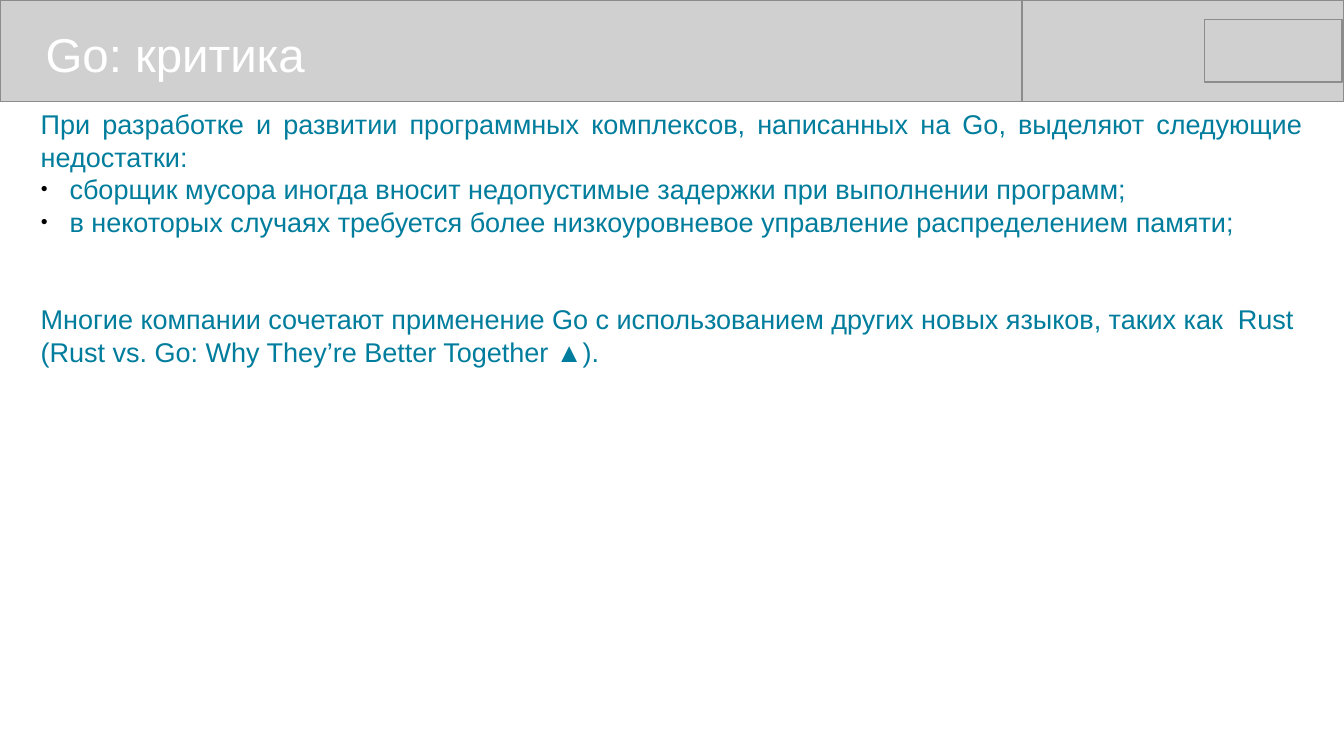
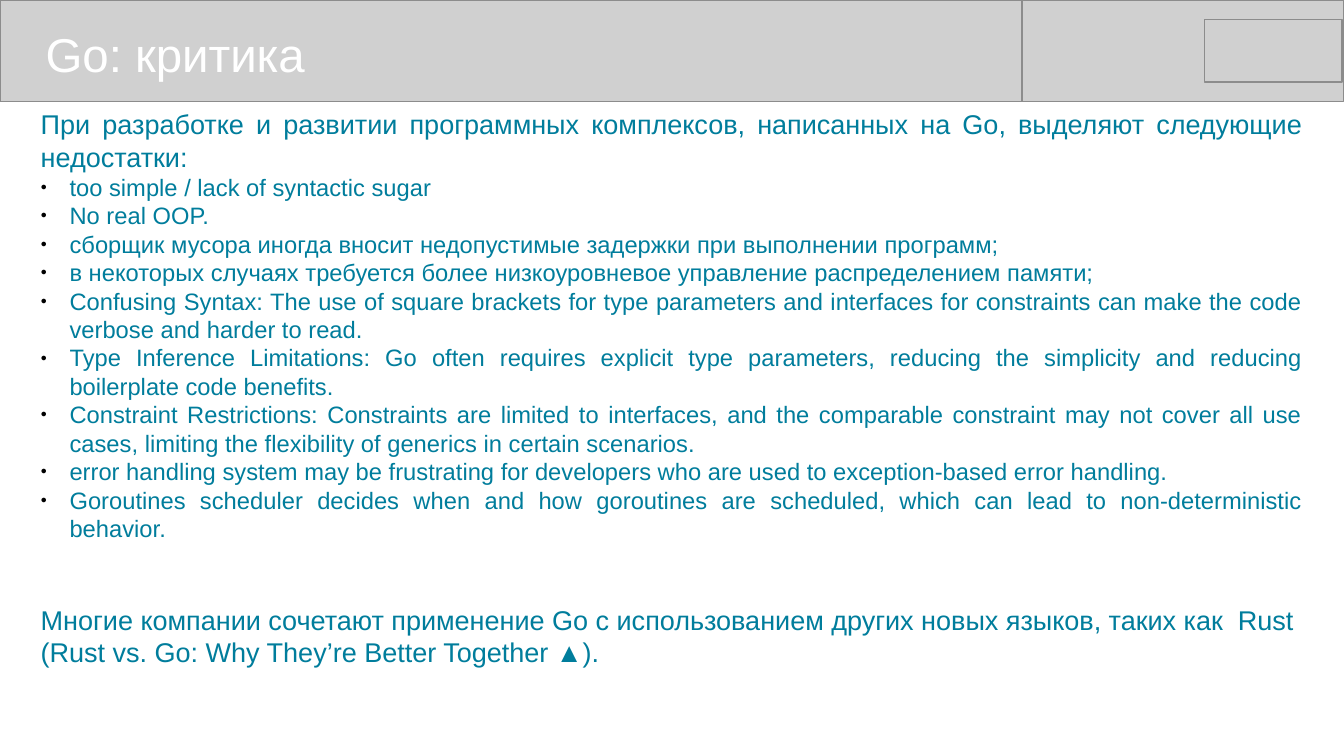
Before and after one commit to mike-shock/Go_language, a slide deck: slide 40 of Go_Review.odp (slide 38 before the commit). Drawn at 1344x756 pixels with LibreOffice and Linux fonts; fonts in the diff are those of the drawing; grey boxes stand for pictures. Boxes give left, top, right and bottom in pixels: in the first picture for what was removed or moved away, otherwise in the second. Text is boxed around its words. In the diff, an @@ line names an element or a change of style, - is before the commit and + after.

```diff
--- a/Go_Review.odp
+++ b/Go_Review.odp
@@ text at (70, 178, 431, 225): paragraphs added @@
+● too simple / lack of syntactic sugar
+● No real OOP.
@@ text at (70, 235, 1093, 286): size 16 to 14 pt in "сборщик мусора иногда вносит недопустимые задержки при ...", "в некоторых случаях требуется более низкоуровневое управлени ..." @@
@@ text at (70, 292, 1301, 538): paragraphs added @@
+● Confusing Syntax: The use of square brackets for type parameters and interfaces for constraints can make the code verbose and harder to read.
+● Type Inference Limitations: Go often requires explicit type parameters, reducing the simplicity and reducing boilerplate code benefits.
+● Constraint Restrictions: Constraints are limited to interfaces, and the comparable constraint may not cover all use cases, limiting the flexibility of generics in certain scenarios.
+● error handling system may be frustrating for developers who are used to exception-based error handling.
+● Goroutines scheduler decides when and how goroutines are scheduled, which can lead to non-deterministic behavior.
```
Also in this commit, not shown: 13 other slides changed, 2 slides added, 2 other files.
